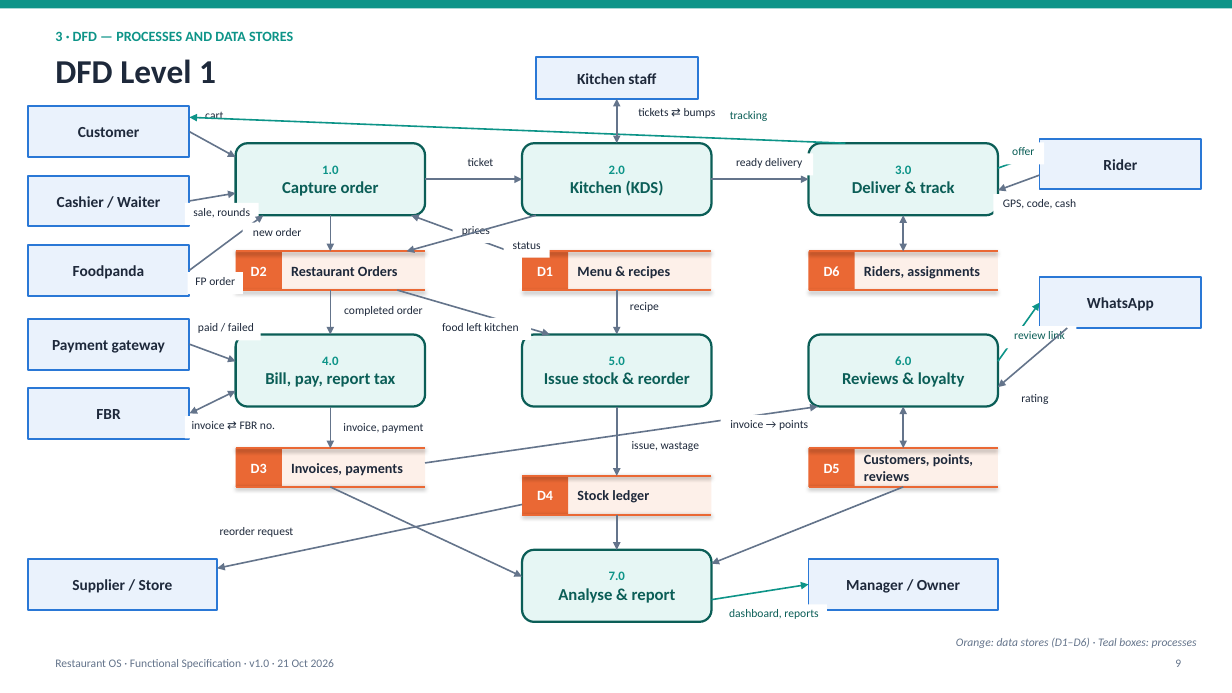
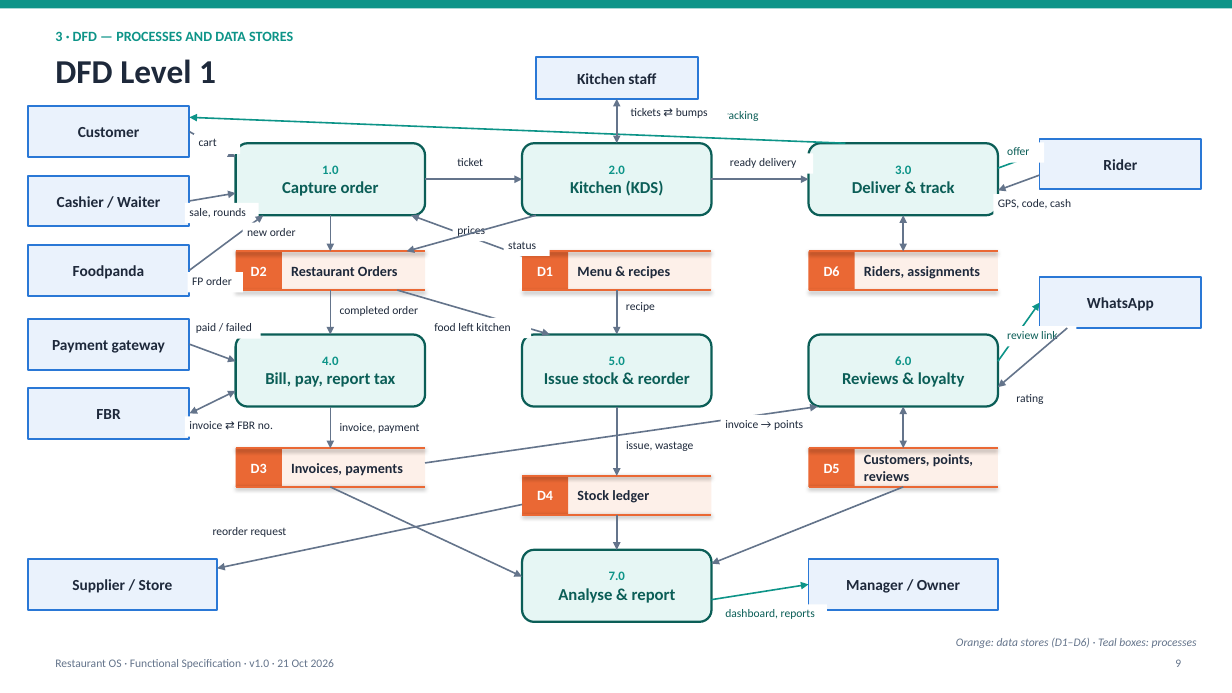
Before and after one commit to maqmalak/restaurant_os, a slide deck: slide 9 of docs/Restaurant_OS_FSD.pptx. Drawn at 1232x693 pixels with LibreOffice and Linux fonts; fonts in the diff are those of the drawing. Boxes give left, top, right and bottom in pixels: in the first picture for what was removed or moved away, otherwise in the second. Text is boxed around its words. In the diff, an @@ line names an element or a change of style, - is before the commit and + after.

```diff
--- a/docs/Restaurant_OS_FSD.pptx
+++ b/docs/Restaurant_OS_FSD.pptx
@@ text "cart": place and size @@
-text "cart" at box(205, 112, 223, 120)
+text "cart" at box(199, 138, 217, 146)
@@ alignment centre to left in 24 elements at box(725, 609, 815, 619), box(631, 108, 708, 118), box(434, 323, 510, 331), box(340, 306, 418, 316), box(189, 421, 273, 429), box(340, 423, 419, 433), box(213, 527, 287, 537), box(725, 420, 803, 430), box(998, 199, 1071, 209), box(626, 441, 693, 451), box(702, 110, 759, 121), box(185, 202, 259, 223), box(1003, 326, 1077, 347), box(188, 272, 243, 292), box(457, 226, 485, 237), box(621, 298, 667, 318), box(508, 242, 536, 249), box(1016, 394, 1043, 404), box(1003, 142, 1044, 163), box(199, 138, 217, 146), box(726, 153, 813, 174), box(196, 323, 252, 333), box(247, 228, 296, 236), box(453, 153, 508, 174) @@
@@ 2 rectangles, 2 texts: place and size @@
-2 rectangles, 2 texts at box(191, 158, 802, 340)
+2 rectangles, 2 texts at box(196, 153, 813, 333)
```
Also in this commit, not shown: 5 other slides changed, 1 other file.
